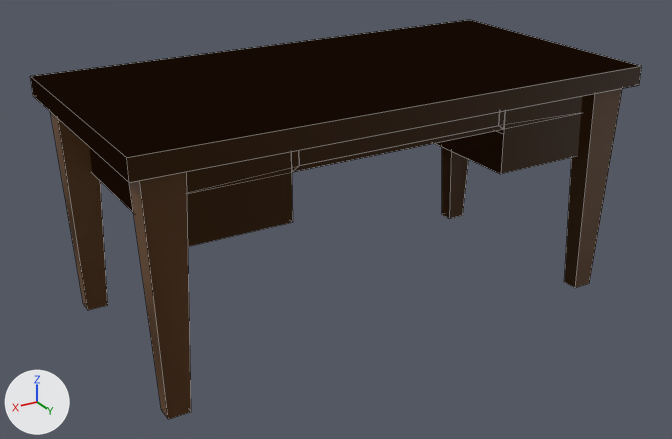
The Blender file Assets/Models/desk.blend as it was, and as the next commit left it.
One viewpoint serves both versions: a 50 mm camera at (1.101, 1.761, 0.543) aimed at (0.055, 0.018, -0.328). The lights are fixed; the arrows at lower left show +X, +Y and +Z. Mesh edges are drawn as thin lines.
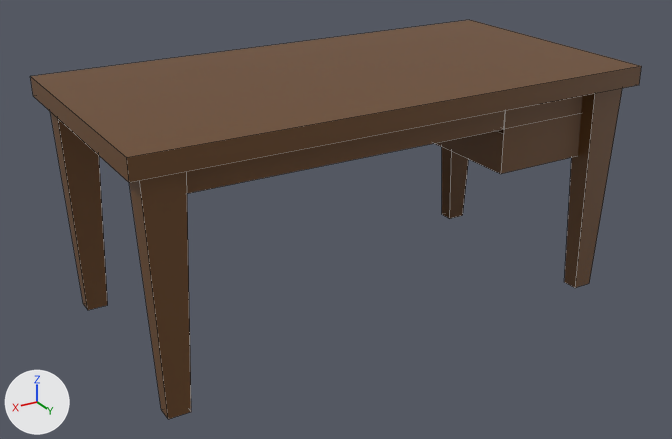
Changed parts and their boxes [x1, y1, x2, y2] in the pictures (672 x 439 px):
'Cube.001', modifiers changed: [30, 20, 641, 419] in both

The change, as a diff of the scene's bpy script:
```diff
--- a/Assets/Models/desk.blend.py
+++ b/Assets/Models/desk.blend.py
@@ ob_cube_001 @@
 ob_cube_001.scale = (1.34, 0.687, 0.0493)
-_m = ob_cube_001.modifiers.new('Mirror', 'MIRROR')
-_m.use_axis = (True, True, False)
```
